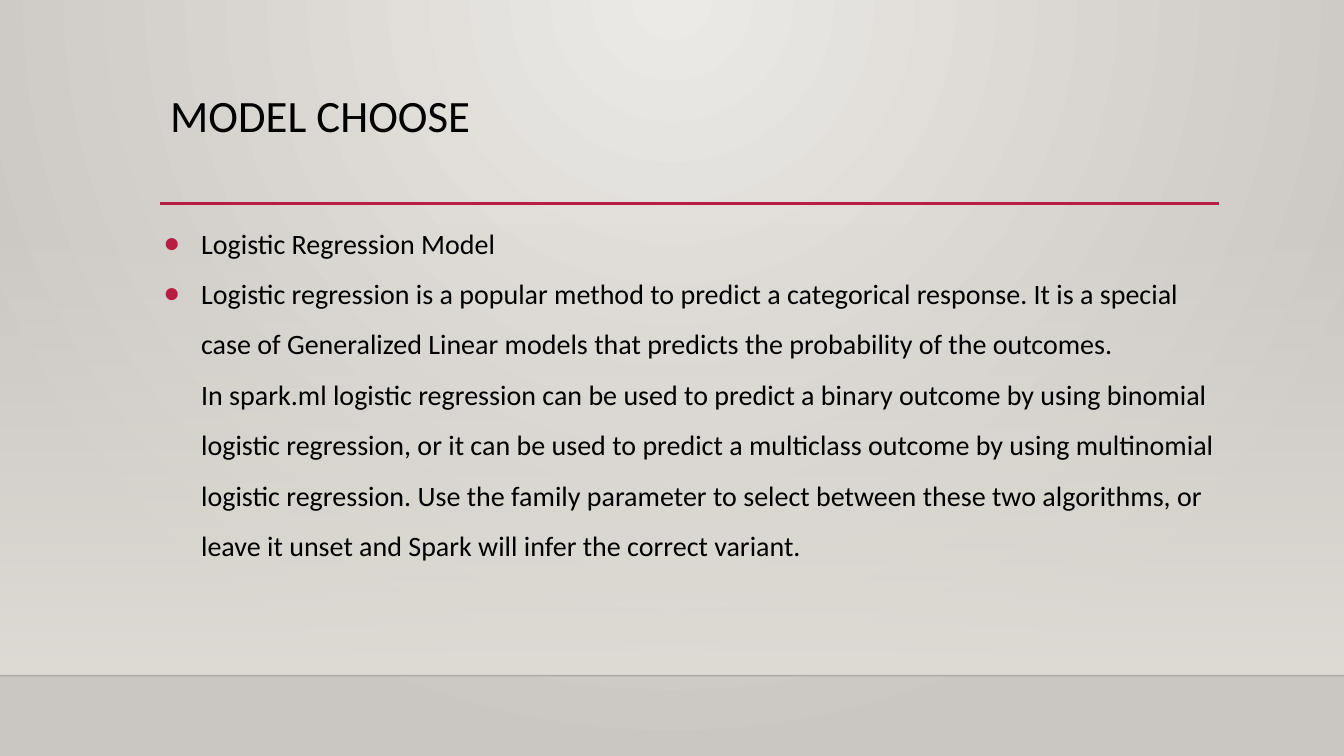
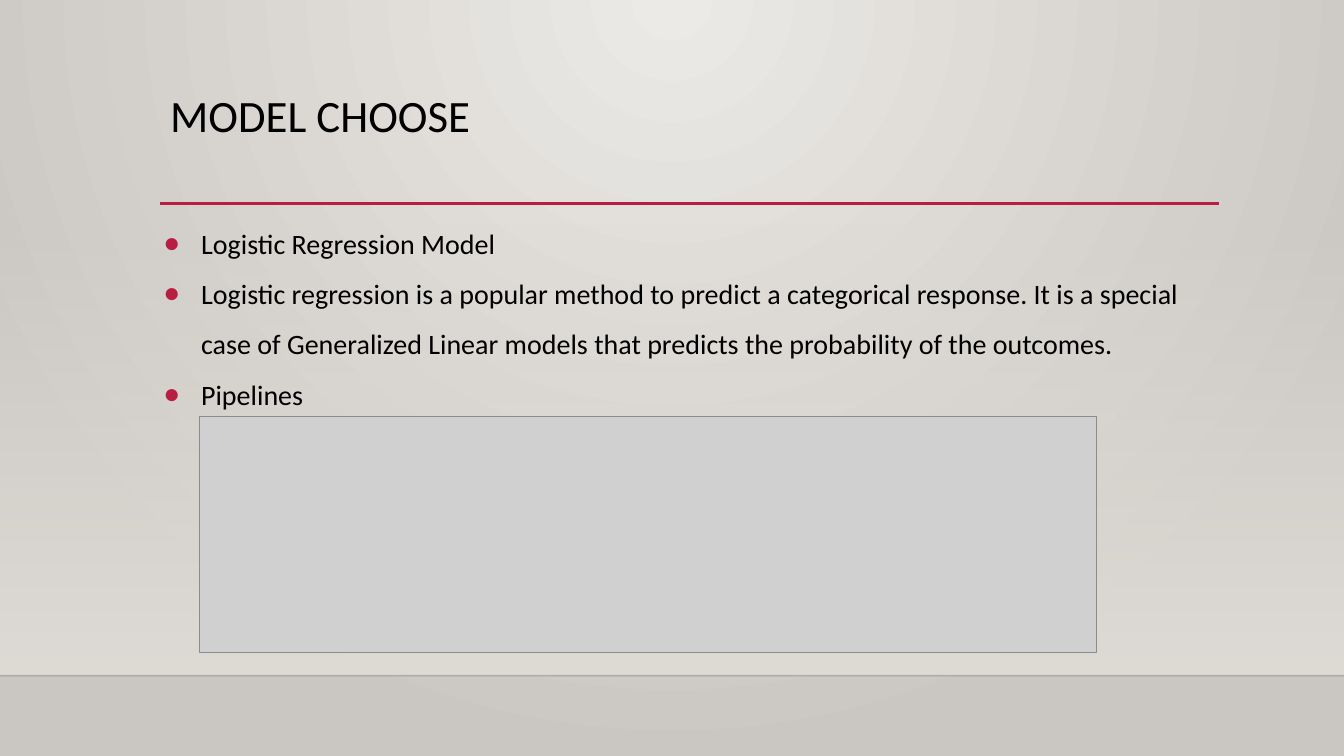
Before and after one commit to MAQI-SHI/CSYE-7200-Final-Project-Team-6, a slide deck: slide 12 of finalPresentation.pptx (slide 14 before the commit). Drawn at 1344x756 pixels with LibreOffice and Linux fonts; fonts in the diff are those of the drawing; grey boxes stand for pictures; background and template pictures are left out. Boxes give left, top, right and bottom in pixels: in the first picture for what was removed or moved away, otherwise in the second. Text is boxed around its words. In the diff, an @@ line names an element or a change of style, - is before the commit and + after.

```diff
--- a/finalPresentation.pptx
+++ b/finalPresentation.pptx
@@ text at box(201, 284, 1178, 410): text changed @@
-● Logistic regression is a popular method to predict a categorical response. It is a special case of Generalized Linear models that predicts the probability of the outcomes. In spark.ml logistic regression can be used to predict a binary outcome by using binomial logistic regression, or it can be used to predict a multiclass outcome by using multinomial logistic regression. Use the family parameter to select between these two algorithms, or leave it unset and Spark will infer the correct variant.
+● Logistic regression is a popular method to predict a categorical response. It is a special case of Generalized Linear models that predicts the probability of the outcomes.
+● Pipelines
@@ picture added at box(200, 417, 1097, 652) @@
```
Also in this commit, not shown: 8 other slides changed, 1 other file.
